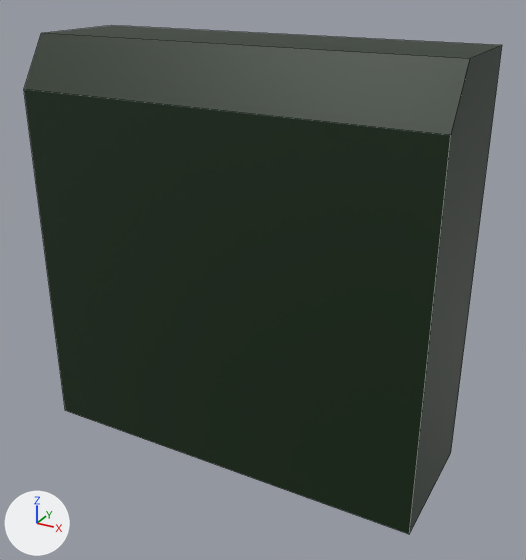
Two versions of the OBJ model platformer/assets/models/piston_frame.obj, one commit apart.
Before and after are seen from a 50 mm lens placed at (0.819, -1.412, 0.657), pointed at (0.052, -0.018, -0.04). The axes (+X, +Y, +Z) are drawn at lower left. The lights are the same throughout. Mesh edges are drawn as thin lines. Where no turn or scale is listed for an object, it has been applied to the vertices.

Before the edit, the objects in view are built like this:
```python
mat_material_001 = principled_material('Material.001')
mat_material_001.base_color = (0.00461, 0.0204, 0.00396)  # black #0f270d
mat_material_001.roughness = 0.526
me_cube_cube_002 = bpy.data.meshes.new('Cube_Cube.002')
me_cube_cube_002.from_pydata(...)  # 10 vertices, 7 faces; spans x -0.5..0.5, y -0.165..0.165, z -0.5..0.5
me_cube_cube_002.materials.append(mat_material_001)  # black #0f270d
ob_cube_cube_002 = bpy.data.objects.new('Cube_Cube.002', me_cube_cube_002)
ob_cube_cube_002.location = (0.0, 0.0, 0.0)
```
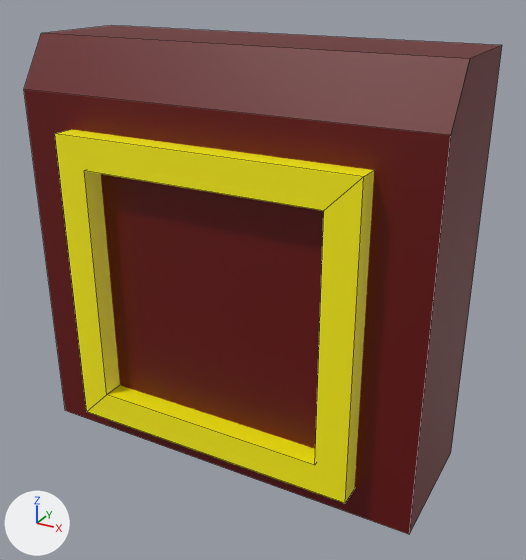
The newer file is also turned or shifted as a whole; pictures and numbers use the older file's frame.

Changed parts and their boxes (x1, y1, x2, y2) in the pictures (526 x 560 px):
'Cube_Cube.002', recoloured
    both: (24, 25, 502, 534)
'Cube.001_Cube', added (yellow)
    after: (55, 129, 374, 503)

The change, as a diff of the scene's bpy script:
```diff
--- a/platformer/assets/models/piston_frame.obj.py
+++ b/platformer/assets/models/piston_frame.obj.py
@@ mat_material_001 @@
 mat_material_001 = principled_material('Material.001')
-mat_material_001.base_color = (0.00461, 0.0204, 0.00396)  # black #0f270d
+mat_material_001.base_color = (0.13, 0.0, 0.0)  # dark red #650000
 mat_material_001.roughness = 0.526
@@ mat_yellow @@
+mat_yellow = principled_material('Yellow')
+mat_yellow.base_color = (1.0, 0.901, 0.0)  # yellow #fff400
+mat_yellow.roughness = 0.526
@@ me_cube_001_cube @@
+me_cube_001_cube.from_pydata([(0.366, -0.218, -0.43), (0.366, -0.218, 0.303), (-0.366, -0.218, -0.43), (-0.366, -0.218, 0.303), (0.366, -0.105, -0.43), (0.366, -0.105, 0.303), (-0.366, -0.105, -0.43), (-0.366, -0.105, 0.303), (0.291, -0.105, -0.355), (0.291, -0.218, -0.355), (-0.291, -0.105, -0.355), (-0.291, -0.218, -0.355), (0.291, -0.105, 0.228), (0.291, -0.218, 0.228), (-0.291, -0.105, 0.228), (-0.291, -0.218, 0.228)], [], [(0, 1, 13, 9, 11, 2), (2, 3, 7, 6), (6, 7, 14, 10, 8, 4), (4, 5, 1, 0), (2, 6, 4, 0), (7, 3, 1, 5), (11, 10, 14, 15), (4, 8, 12, 14, 7, 5), (2, 11, 15, 13, 1, 3), (9, 8, 10, 11), (12, 13, 15, 14), (8, 9, 13, 12)])
+me_cube_001_cube.materials.append(mat_yellow)  # yellow #fff400
@@ ob_cube_001_cube @@
+ob_cube_001_cube = bpy.data.objects.new('Cube.001_Cube', me_cube_001_cube)
+ob_cube_001_cube.location = (0.0, 0.0, 0.0)
```
